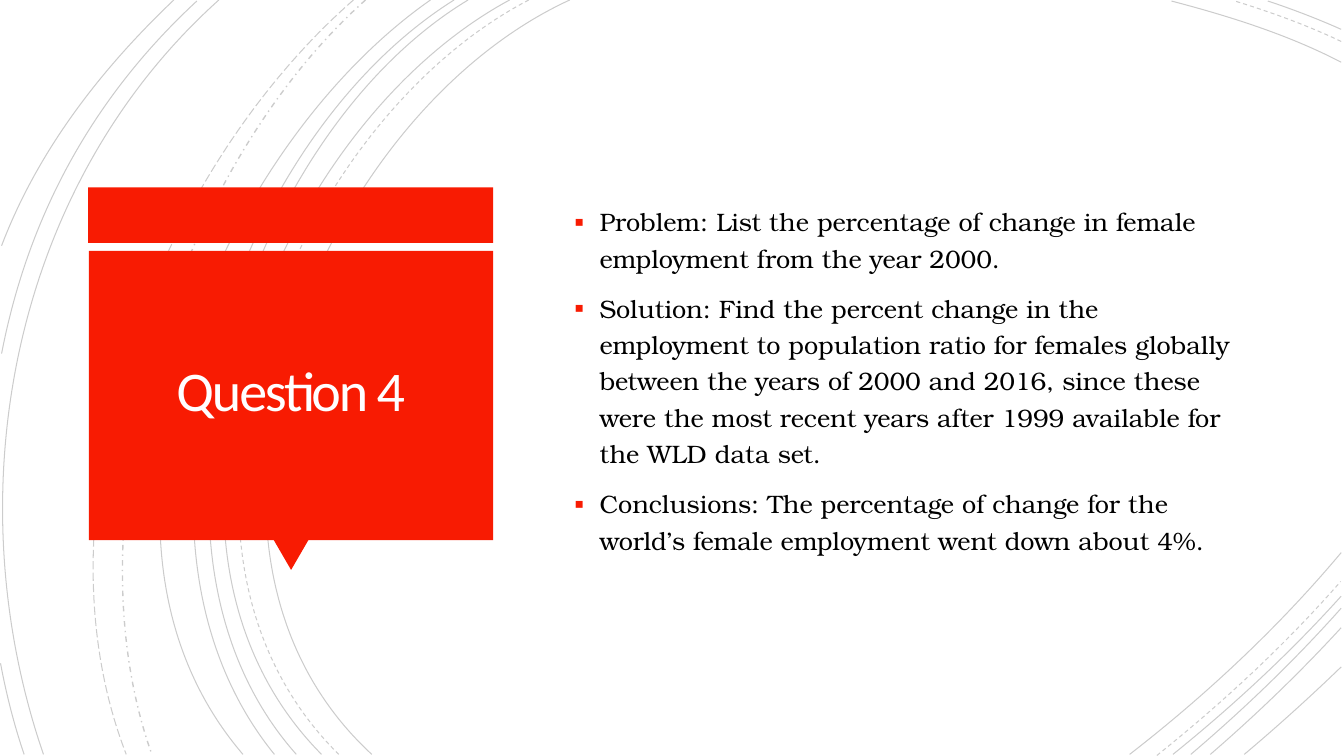
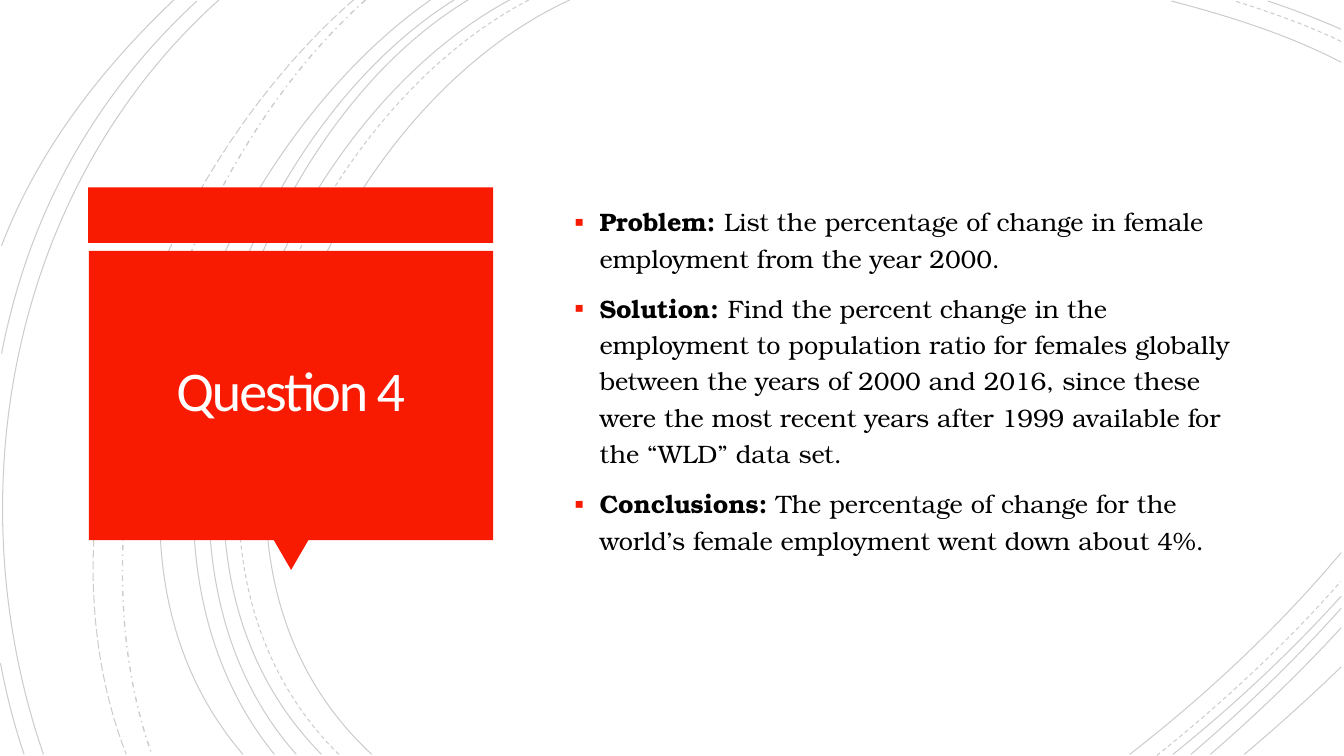
Before and after one commit to cordellsl/Project2, a slide deck: slide 6 of Project 2 Presentation.pptx. Drawn at 1344x756 pixels with LibreOffice and Linux fonts; fonts in the diff are those of the drawing. Boxes give left, top, right and bottom in pixels: in the first picture for what was removed or moved away, otherwise in the second. Text is boxed around its words. In the diff, an @@ line names an element or a change of style, - is before the commit and + after.

```diff
--- a/Project 2 Presentation.pptx
+++ b/Project 2 Presentation.pptx
@@ text at <box>600,212,1203,556</box>: bold on in "Problem:", "Conclusions:" @@
@@ text at <box>600,298,1229,464</box>: text changed @@
-▪ Solution: Find the percent change in the employment to population ratio for females globally between the years of 2000 and 2016, since these were the most recent years after 1999 available for the WLD data set.
+▪ Solution: Find the percent change in the employment to population ratio for females globally between the years of 2000 and 2016, since these were the most recent years after 1999 available for the “WLD” data set.
```
Also in this commit, not shown: 4 other slides changed.
